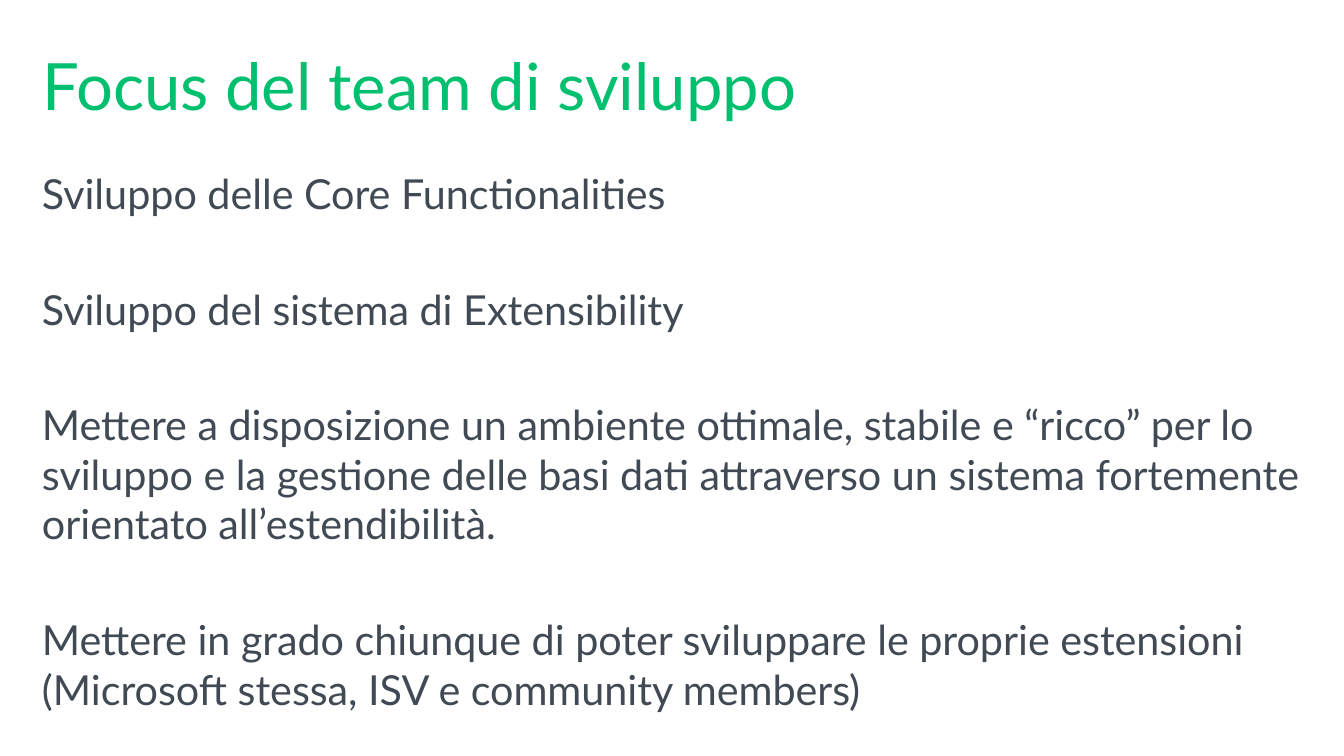
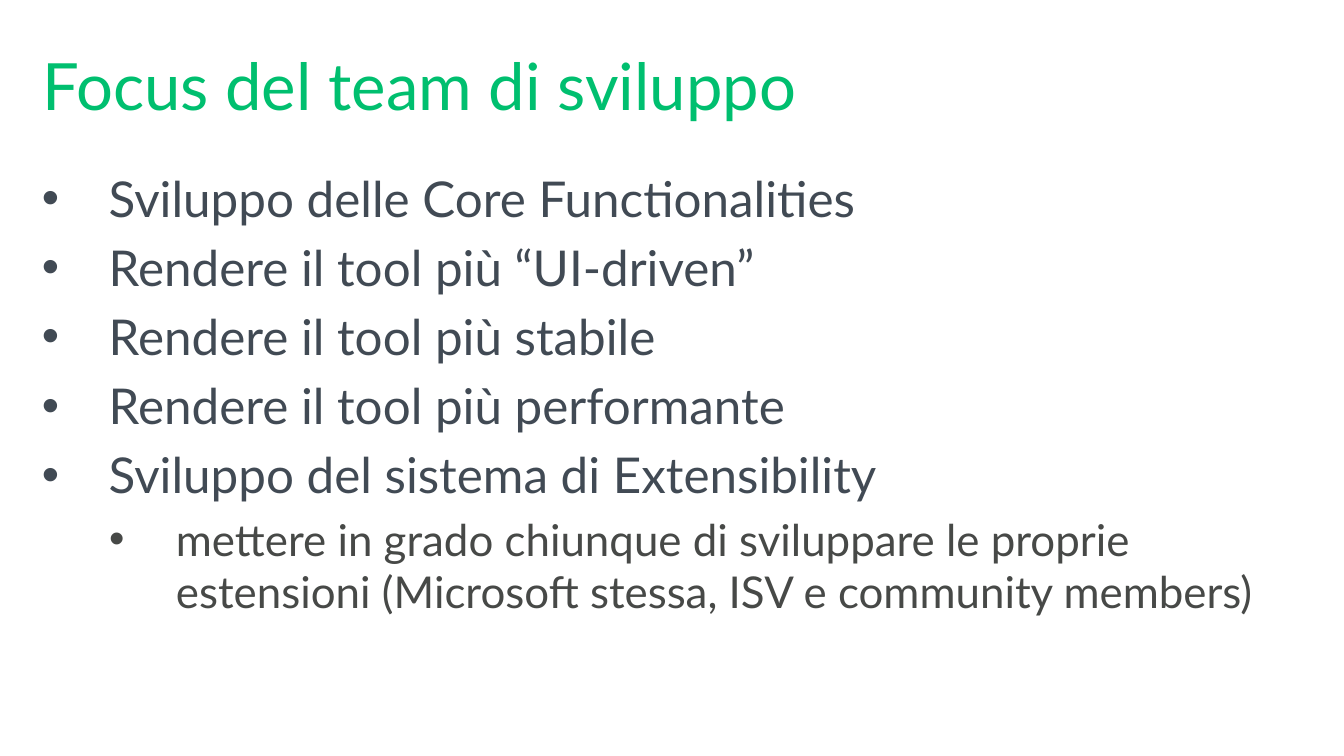
Before and after one commit to mrg3d/demo-opsstudio-repo, a slide deck: slide 24 of Introducing SQL Operations Studio.pptx (slide 23 before the commit). Drawn at 1344x756 pixels with LibreOffice and Linux fonts; fonts in the diff are those of the drawing; background and template pictures are left out. Boxes give left, top, right and bottom in pixels: in the first picture for what was removed or moved away, otherwise in the second. Text is boxed around its words. In the diff, an @@ line names an element or a change of style, - is before the commit and + after.

```diff
--- a/Introducing SQL Operations Studio.pptx
+++ b/Introducing SQL Operations Studio.pptx
@@ text at box(109, 180, 877, 502): size 27.9 to 33.3 pt in "Sviluppo delle Core Functionalities", "Sviluppo del sistema di Extensibility"; bullet none to •; more space between paragraphs @@
@@ text at box(109, 248, 785, 433): paragraphs added @@
+• Rendere il tool più “UI-driven”
+• Rendere il tool più stabile
+• Rendere il tool più performante
@@ text at box(176, 523, 1253, 616): text changed; size 27.9 to 29.6 pt; text colour #414A54 to #474947 @@
-Mettere a disposizione un ambiente ottimale, stabile e “ricco” per lo sviluppo e la gestione delle basi dati attraverso un sistema fortemente orientato all’estendibilità.
-Mettere in grado chiunque di poter sviluppare le proprie estensioni (Microsoft stessa, ISV e community members)
+  • mettere in grado chiunque di sviluppare le proprie estensioni (Microsoft stessa, ISV e community members)
```
Also in this commit, not shown: 3 other slides changed, 3 slides added, 1 slide removed.
